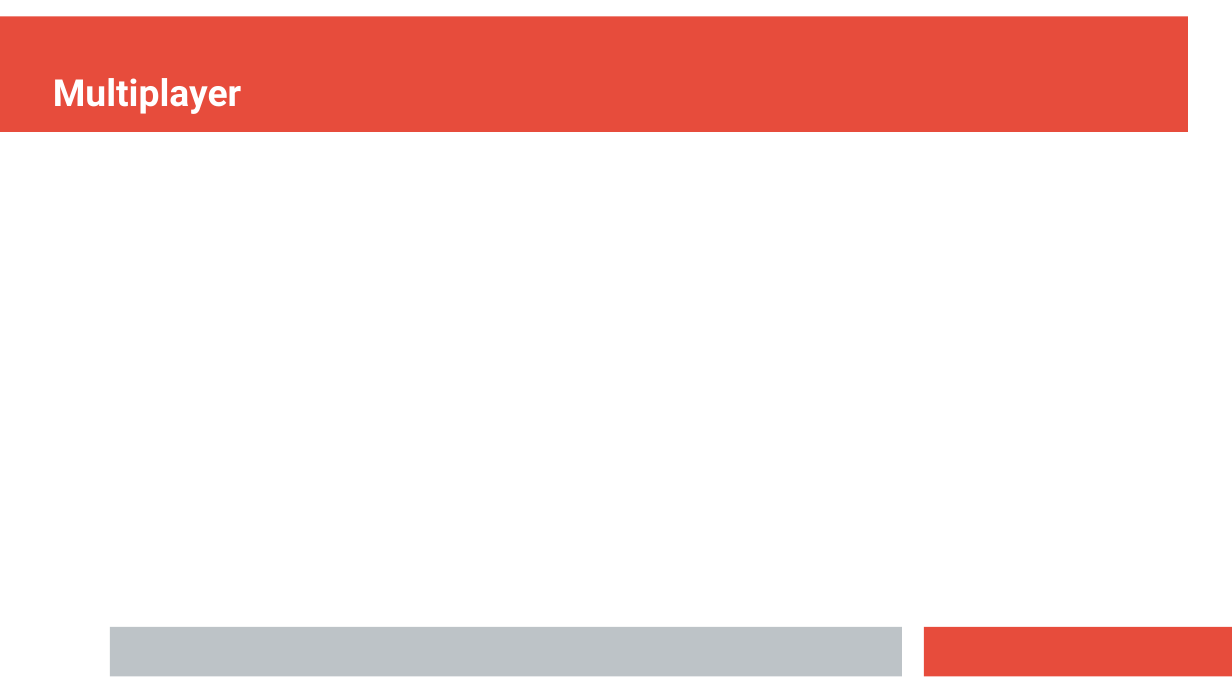
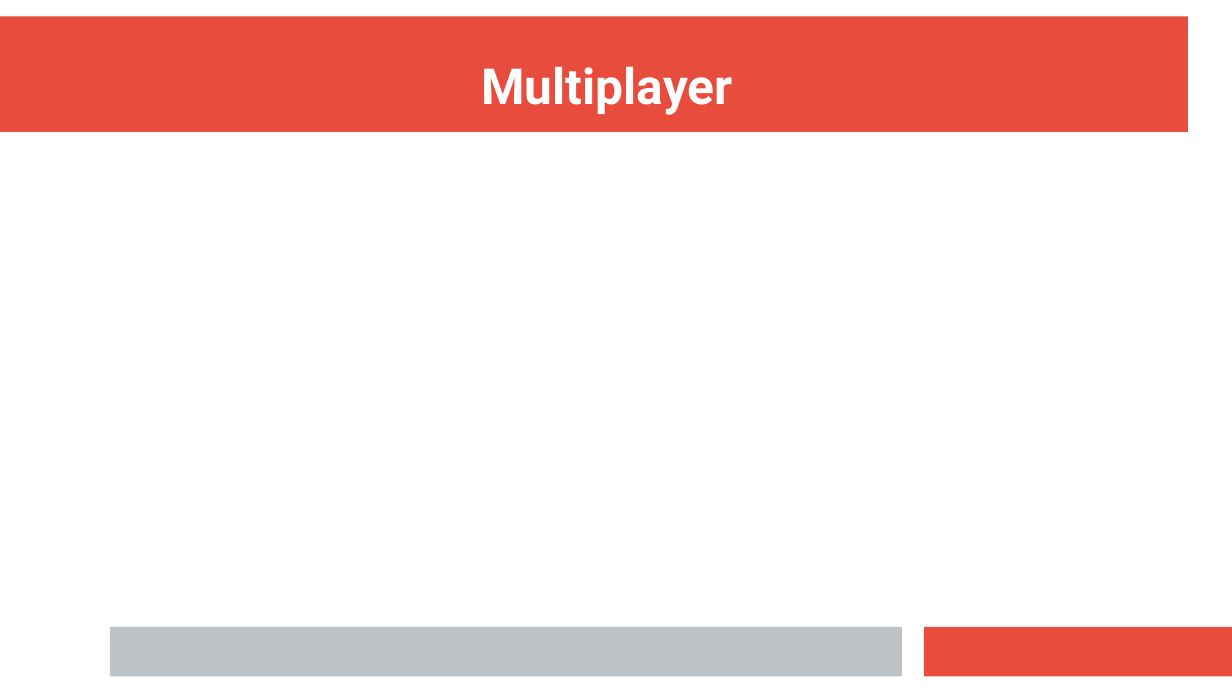
Before and after one commit to Aureumignis/UniStuff, a slide deck: slide 1 of WISE2020/HTiESD/HTiEDS_Praesentation.odp. Drawn at 1232x693 pixels with LibreOffice and Linux fonts; fonts in the diff are those of the drawing. Boxes give left, top, right and bottom in pixels: in the first picture for what was removed or moved away, otherwise in the second. Text is boxed around its words. In the diff, an @@ line names an element or a change of style, - is before the commit and + after.

```diff
--- a/WISE2020/HTiESD/HTiEDS_Praesentation.odp
+++ b/WISE2020/HTiESD/HTiEDS_Praesentation.odp
@@ title "Multiplayer" at [481,66,732,115]: size 24 to 32 pt; alignment left to centre @@
```
Also in this commit, not shown: 14 other slides changed, 2 slides added, 3 slides removed.
